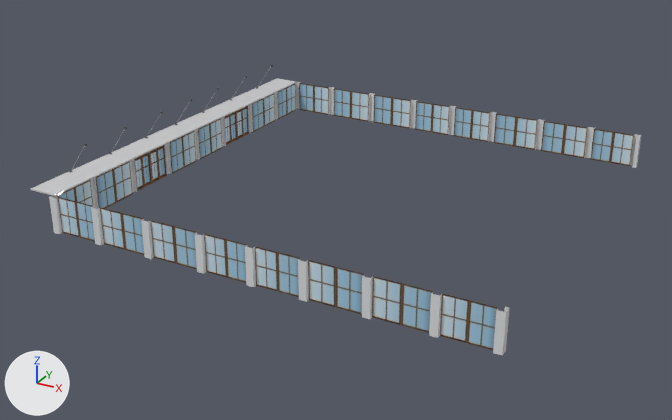
The FBX model Assets/fbxStorage/Buildings/Big5/BuildingBig5_1.fbx, before and after one commit.
Rendered twice from a 50 mm lens placed at (54.2, -108.4, 51.0), pointed at (-3.3, -3.9, -1.3). Lighting does not change. The marker at lower left points along +X, +Y and +Z. Vertices at the same position are counted once.

The first picture shows 'BuildingBig5_1'.
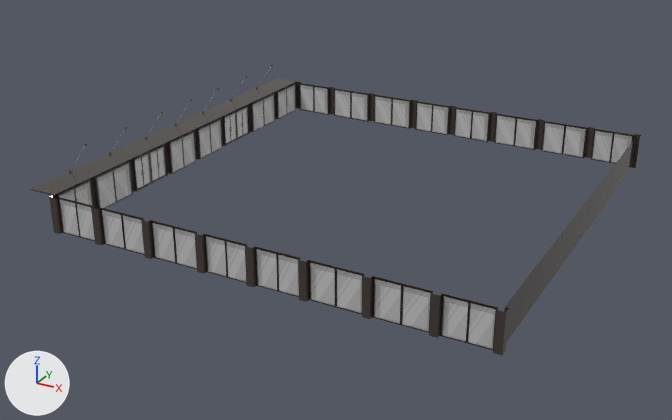
Location of each change, [x1, y1, x2, y2] in pixels of the pictures (672 x 420 px):
part 1 of me_plane_023, added: after [505, 138, 636, 341]
part 2 of me_plane_023, deleted: before [55, 82, 297, 196]
part 3 of me_plane_023, recoloured: [31, 79, 641, 356] in both
part 4 of me_plane_023, recoloured: [58, 83, 634, 350] in both
part 5 of me_plane_023, recoloured: [134, 106, 249, 191] in both

The change, as a list of edits to the scene's bpy script:
```text
Add img_windows2_tex_png:
    img_windows2_tex_png = load_image('Windows2_Tex.png', '../../../Textures/Windows2_Tex.png', 2048, 3665, 'sRGB')
Add img_door2_tex_png:
    img_door2_tex_png = load_image('Door2_Tex.png', '../../../Textures/Door2_Tex.png', 1040, 1211, 'sRGB')
Add mat_windows2_mat:
    mat_windows2_mat = principled_material('Windows2_Mat')
    mat_windows2_mat.texture = img_windows2_tex_png
Add mat_door2_mat:
    mat_door2_mat = principled_material('Door2_Mat')
    mat_door2_mat.texture = img_door2_tex_png
Add mat_concrete1_mat_001:
    mat_concrete1_mat_001 = principled_material('Concrete1_Mat.001')
    mat_concrete1_mat_001.base_color = (0.0549, 0.0419, 0.0372)  # black #423a36
    mat_concrete1_mat_001.roughness = 0.0
Change me_plane_023:
    where me_plane_023.from_pydata(...)  # 531 vertices, 251 faces; spans x -34.0..30.3, y -30.3..30.3, z 0.0..9.8
    used by ob_buildingbig5_1; location = (0.0, 0.0, 0.0)
    verts and faces of me_plane_023; kept vertices keep their numbers, new ones are numbered from 531
    before: 27 (29.8, -29.3, 5.0) at pixel (504, 306), 28 (29.8, -29.3, 0.0), 76 (29.8, 29.3, 5.0) at pixel (636, 136), 78 (29.8, 29.3, 0.0) at pixel (632, 167)
    before: 213 (-29.8, -29.8, 5.0) at pixel (54, 196), 215 (-29.8, 29.8, 5.0) at pixel (296, 82), 218 (-29.8, -29.8, 5.2) at pixel (54, 194), 219 (-29.8, 29.8, 5.2) at pixel (296, 81)
    me_plane_023 part 1
    add faces += [(27, 28, 78, 76)]  # mat_concrete1_mat_001 (black #423a36)
    me_plane_023 part 2
    add delete_faces([(213, 215, 219, 218)])
    me_plane_023 part 3: 84 faces spanning x -34.0..30.3, y -30.3..30.3, z 0.0..5.2 switch from mat_a_location (picture img_a_location_tex_jpg) to mat_concrete1_mat_001 (black #423a36)
    me_plane_023 part 4: 22 faces spanning x -29.8..29.3, y -29.8..29.8, z 0.0..5.0 switch from mat_a_location (picture img_a_location_tex_jpg) to mat_windows2_mat (picture img_windows2_tex_png)
    me_plane_023 part 5: 4 faces spanning x -30.0, y -14.4..14.4, z 0.0..5.0 switch from mat_a_location (picture img_a_location_tex_jpg) to mat_door2_mat (picture img_door2_tex_png)
```
